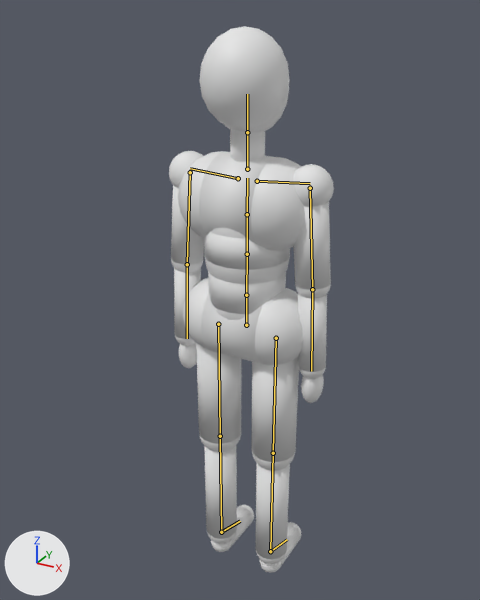
Renders of the glTF model previs/rig/mannequin.glb from each side of a commit.
Before and after are seen from a 50 mm camera at (0.867, -1.62, 1.839) aimed at (-0.095, 0.129, 0.965). The lights are fixed; the arrows at lower left show +X, +Y and +Z. The picture after the commit comes second. The bones that change, and the others that lie on the model, are drawn over the model as lines.

In view in the first picture: 'MannequinMesh'.
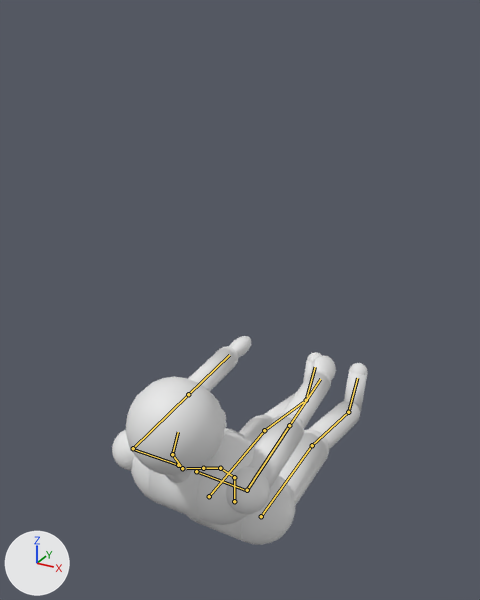
The newer file adds an action. The first version stands in its rest pose; the second is drawn at frame 1 of the action 'driveglance'.

Where the change shows, as pixel boxes (x1, y1, x2, y2) in the pictures (480 x 600 px):
'MannequinMesh', posed (55% wider, 62% shorter): before (169, 26, 334, 573); after (112, 336, 368, 545)
bone 'Hips', root to tip: before (246, 325) to (246, 295); after (234, 501) to (234, 477)
bone 'LeftUpLeg', root to tip: before (218, 324) to (220, 436); after (209, 496) to (264, 430)
bone 'LeftLeg', root to tip: before (220, 436) to (221, 532); after (264, 430) to (306, 400)
bone 'RightUpLeg', root to tip: before (276, 338) to (273, 453); after (261, 516) to (312, 445)
bone 'RightLeg', root to tip: before (273, 453) to (270, 551); after (312, 445) to (348, 412)
bone 'Spine', root to tip: before (246, 295) to (247, 254); after (234, 477) to (220, 468)
bone 'Spine1', root to tip: before (247, 254) to (247, 214); after (220, 468) to (203, 468)
bone 'LeftArm', root to tip: before (190, 172) to (187, 264); after (133, 448) to (188, 394)
bone 'LeftForeArm', root to tip: before (187, 264) to (187, 338); after (188, 394) to (229, 355)
bone 'Neck', root to tip: before (247, 169) to (247, 132); after (182, 468) to (172, 454)
bone 'Head', root to tip: before (247, 132) to (247, 94); after (172, 454) to (178, 432)
bone 'RightArm', root to tip: before (310, 188) to (312, 289); after (247, 490) to (289, 425)
bone 'RightForeArm', root to tip: before (312, 289) to (311, 371); after (289, 425) to (320, 379)

The change in detail:
Bone 'Hips' (bone_hips) moves from (0.0, 0.0, 0.0) to (0.0, -0.62, 0.08).
Bone 'LeftUpLeg' (bone_leftupleg) turns from (0, 0, 0) to (92, 0, 0) degrees about its own x, y and z.
Bone 'LeftLeg' (bone_leftleg) turns from (0, 0, 0) to (-14, 0, 0) degrees about its own x, y and z.
Bone 'RightUpLeg' (bone_rightupleg) turns from (0, 0, 0) to (92, 0, 0) degrees about its own x, y and z.
Bone 'RightLeg' (bone_rightleg) turns from (0, 0, 0) to (-14, 0, 0) degrees about its own x, y and z.
Bone 'Spine' (bone_spine) turns from (0, 0, 0) to (42, 0, 0) degrees about its own x, y and z.
Bone 'Spine1' (bone_spine1) turns from (0, 0, 0) to (14, 0, 0) degrees about its own x, y and z.
Bone 'LeftArm' (bone_leftarm) turns from (0, 0, 0) to (50, 34, 24) degrees about its own x, y and z.
Bone 'LeftForeArm' (bone_leftforearm) turns from (0, 0, 0) to (0, 0, 2) degrees about its own x, y and z.
Bone 'Neck' (bone_neck) turns from (0, 0, 0) to (-24, -10, 0) degrees about its own x, y and z.
Bone 'Head' (bone_head) turns from (0, 0, 0) to (-26, -28, 0) degrees about its own x, y and z.
Bone 'RightArm' (bone_rightarm) turns from (0, 0, 0) to (50, -34, -24) degrees about its own x, y and z.
Bone 'RightForeArm' (bone_rightforearm) turns from (0, 0, 0) to (0, 0, -2) degrees about its own x, y and z.
